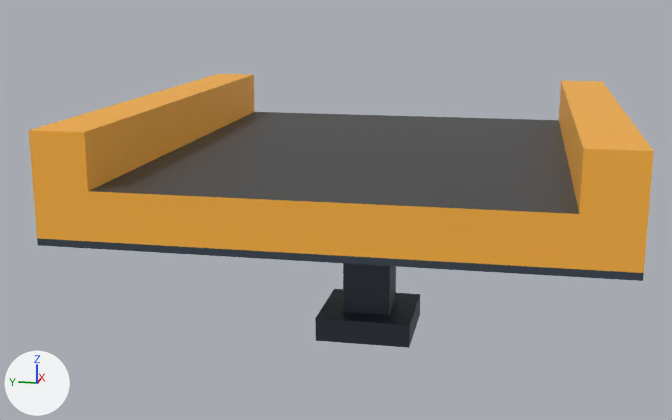
Before and after pictures for a commit that changed the Blender file Render/Blender_Project_Files_V2/C_Belt_V1.blend.
Camera for both pictures: a 50 mm lens placed at (-1.917, -0.308, 0.742), pointed at (-0.011, 0.074, 0.266). The lights are fixed; the arrows at lower left show +X, +Y and +Z.

The first picture shows 'Conveyor'.
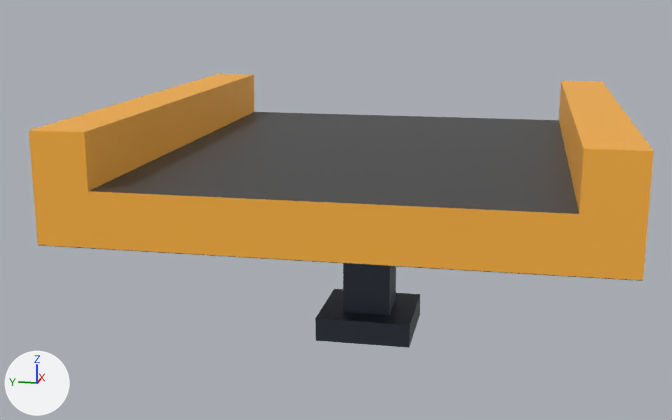
Diff of the bpy script that builds the scene:
```diff
--- a/Render/Blender_Project_Files_V2/C_Belt_V1.blend.py
+++ b/Render/Blender_Project_Files_V2/C_Belt_V1.blend.py
@@ mat_base @@
 n6 = _N.new('ShaderNodeValToRGB'); n6.name = 'ColorRamp'
 n6.color_ramp.elements[0].position = 0.0; n6.color_ramp.elements[0].color = (1.0, 1.0, 1.0, 1.0)
-_e = n6.color_ramp.elements.new(0.625); _e.color = (0.0, 0.0, 0.0, 1.0)
+_e = n6.color_ramp.elements.new(0.6); _e.color = (0.0, 0.0, 0.0, 1.0)
 _L.new(n2.outputs[1], n6.inputs[0])  # 'Factor' to 'Factor'
```

Boxes [x1, y1, x2, y2] around the edits, measured in the pictures (672 x 420 px):
'Conveyor', recoloured (black to orange)
    both: [37, 235, 644, 281]
